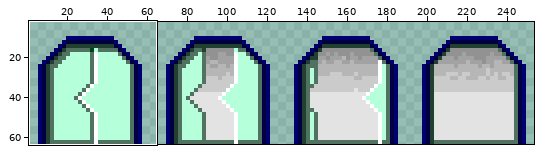
One commit to this sprite sheet: assets/door.png. The first picture is a wide view before the edit; the outline marks the close-up.
Close-up. Earlier state:
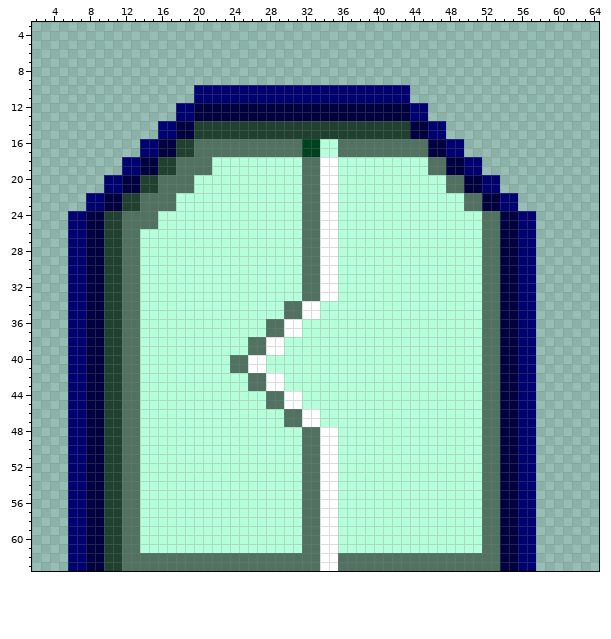
The file is 256x64 pixels. Shown: x 2..64, y 3..63. The old version is drawn lined up with the new one. The wide view leaves out empty margins. The commit also changed other parts of the picture, which this record leaves out.
The same view after the edit:
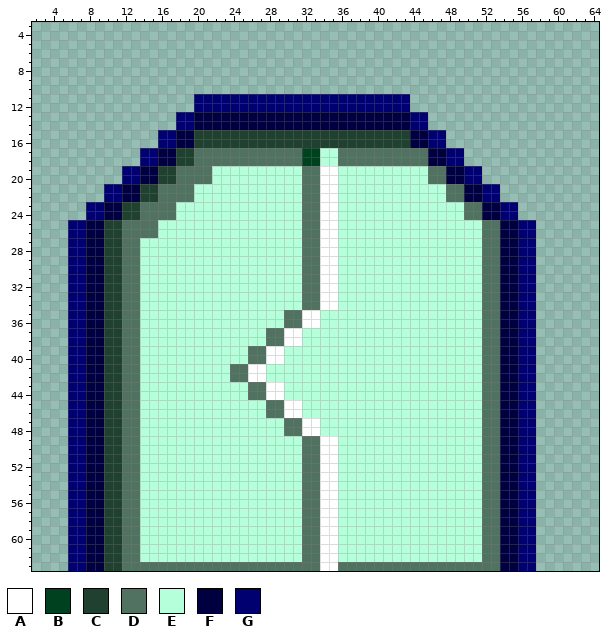
Palette (. is transparent): A #ffffff  B #004120  C #204130  D #517161  E #b6ffdb  F #000041  G #000071
What changed:
{"change": "drawings rearranged on the sheet (the old picture shows each at its new place)"}
{"y":10,"x":20,"old":"GGGGGGGGGGGGGGGGGGGGGGGG","new":"........................"}
{"y":12,"x":18,"old":"GGFFFFFFFFFFFFFFFFFFFFFFFFGG","new":"..GGGGGGGGGGGGGGGGGGGGGGGG.."}
{"y":14,"x":16,"old":"GGFFCCCCCCCCCCCCCCCCCCCCCCCCFFGG","new":"..GGFFFFFFFFFFFFFFFFFFFFFFFFGG.."}
{"y":16,"x":14,"old":"GGFFCCDDDDDDDDDDDDBBEEDDDDDDDDDDFFGG","new":"..GGFFCCCCCCCCCCCCCCCCCCCCCCCCFFGG.."}
{"y":18,"x":12,"old":"GGFFCCDD","new":"..GGFFCC"}
{"y":18,"x":22,"old":"EEEEEEEEEEDDAAEEEEEEEEEEDDFFGG","new":"DDDDDDDDDDBBEEDDDDDDDDDDFFGG.."}
{"y":20,"x":10,"old":"GGFFCCDD","new":"..GGFFCC"}
{"y":20,"x":20,"old":"EE","new":"DD"}
{"y":20,"x":46,"old":"EEDDFFGG","new":"DDFFGG.."}
{"y":22,"x":8,"old":"GGFFCCDD","new":"..GGFFCC"}
{"y":22,"x":18,"old":"EE","new":"DD"}
{"y":22,"x":48,"old":"EEDDFFGG","new":"DDFFGG.."}
{"y":24,"x":6,"old":"GGFFCCDD","new":"..GGFFCC"}
{"y":24,"x":16,"old":"EE","new":"DD"}
{"y":24,"x":50,"old":"EEDDFFGG","new":"DDFFGG.."}
{"y":26,"x":14,"old":"EE","new":"DD"}
{"y":34,"x":30,"old":"DDAAEE","new":"EEDDAA"}
{"y":36,"x":28,"old":"DDAAEE","new":"EEDDAA"}
{"y":38,"x":26,"old":"DDAAEE","new":"EEDDAA"}
{"y":40,"x":24,"old":"DDAAEE","new":"EEDDAA"}
{"y":42,"x":24,"old":"EEDDAA","new":"DDAAEE"}
{"y":44,"x":26,"old":"EEDDAA","new":"DDAAEE"}
{"y":46,"x":28,"old":"EEDDAA","new":"DDAAEE"}
{"y":48,"x":30,"old":"EEDDAA","new":"DDAAEE"}
{"y":62,"x":14,"old":"DDDDDDDDDDDDDDDDDD","new":"EEEEEEEEEEEEEEEEEE"}
{"y":62,"x":36,"old":"DDDDDDDDDDDDDDDD","new":"EEEEEEEEEEEEEEEE"}
